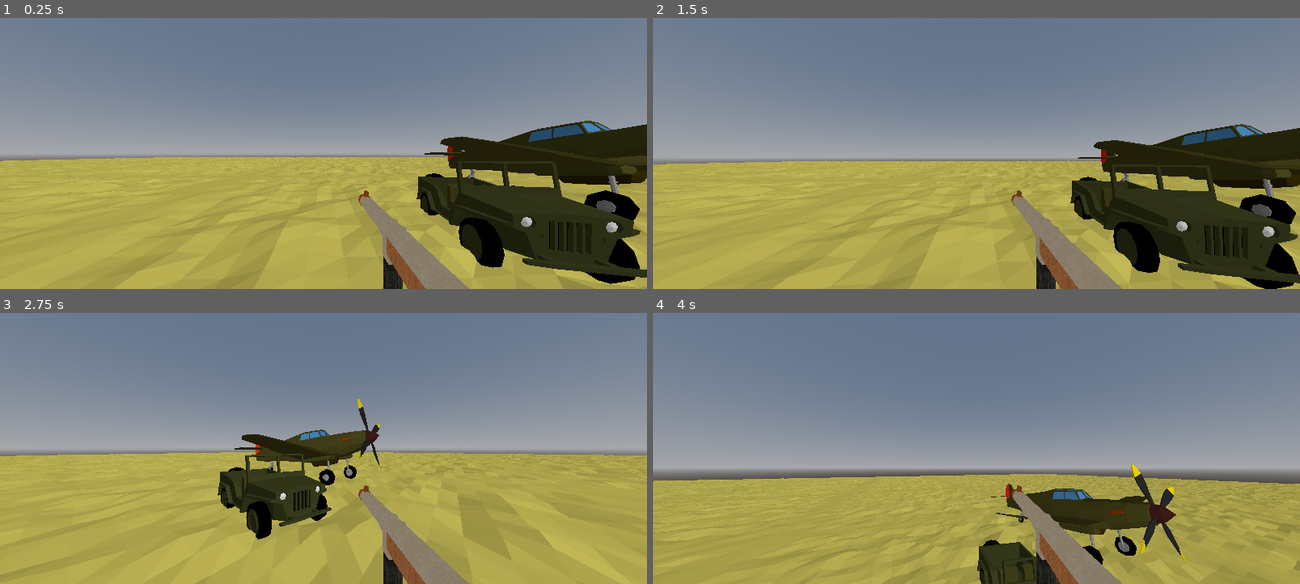
Above: before the commit, frames 1-4 (two rows, left to right).
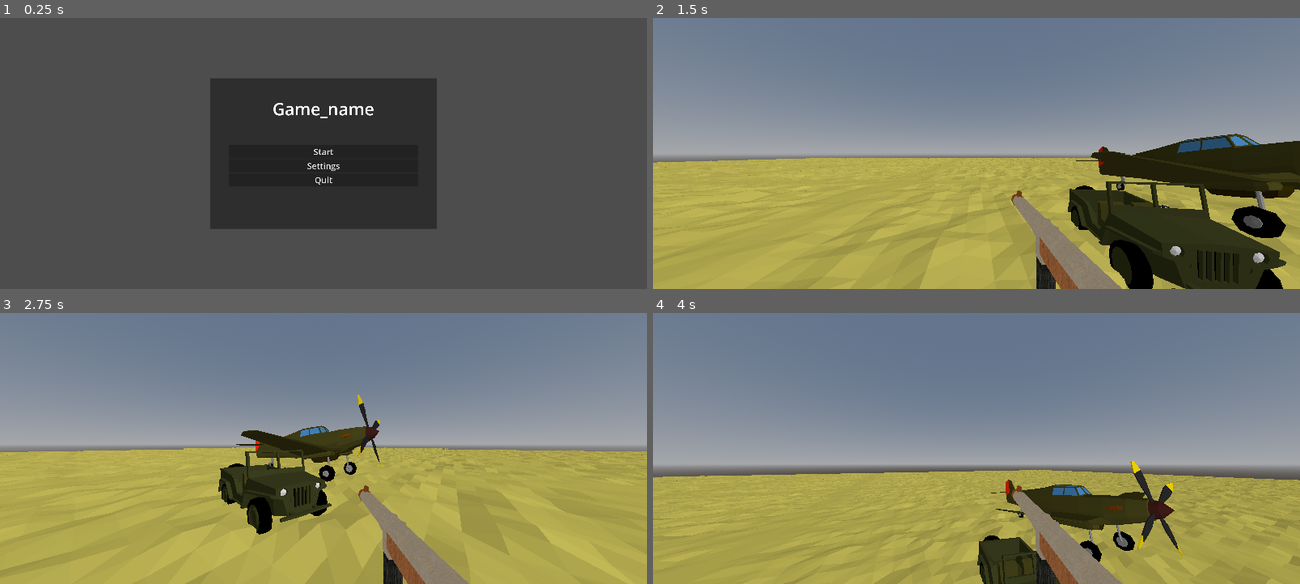
Above: after the commit, the same moments.

Repository: dinazaber/Desolate-Delivery
Game: Godot game, scene res://Scenes/MainMenu.tscn
Same seed, same stepped clock (60 frames per second), same inputs: the game is played once before the commit and once after it. Before the commit the project starts from res://Scenes/test.tscn.
Inputs (mouse positions are in pixels of both pictures, inside the frame that each line leads up to):
- Up to frame 1 (0.25 s): no input
- Up to frame 2 (1.5 s): click (976, 167) at 0.5 s, where only the run after the commit has a clickable "Settings"; click (976, 150) at 1.25 s, where only the run after the commit has a clickable "Start"
- Up to frame 3 (2.75 s): tap Enter at 2 s; move the mouse to (355, 448) at 2.02 s; tap A (A) at 2.1 s; tap D (D) at 2.3 s
- Up to frame 4 (4 s): move the mouse to (944, 448) at 2.77 s; tap D (D) at 2.85 s; tap S (S) at 3.05, 3.6 s; tap Space (Space) at 3.5 s; move the mouse to (989, 443) at 3.52 s; tap A (A) at 3.8 s

The runs differ from the first frame. In frame 1, 100% of the frame differs, in the area x 0-100%, y 0-100%; in frame 2, 11%; in frame 3, 5.3%; in frame 4, 7.0%.

Commit message:
Main menu

Diff:
--- a/Scenes/MainMenu.tscn
+++ b/Scenes/MainMenu.tscn
@@ -1,9 +1,6 @@
 [gd_scene format=3 uid="uid://c4tcnkstn4rig"]
 
-[ext_resource type="Texture2D" uid="uid://b3y2vp4wil08d" path="res://assets/Textures/Architecture/Rust.png" id="1_tt5f1"]
-
-[sub_resource type="LabelSettings" id="LabelSettings_853f1"]
-font_size = 222
+[ext_resource type="Script" uid="uid://b3a2aylon8065" path="res://Scripts/MainMenu.gd" id="1_tt5f1"]
 
 [node name="Control" type="Control" unique_id=1079908484]
 layout_mode = 3
@@ -12,30 +9,54 @@
 anchor_bottom = 1.0
 grow_horizontal = 2
 grow_vertical = 2
+script = ExtResource("1_tt5f1")
 
-[node name="Panel" type="Panel" parent="." unique_id=1796790052]
-layout_mode = 0
-offset_left = 568.0
-offset_top = 412.0
-offset_right = 1999.0
-offset_bottom = 881.0
+[node name="PanelContainer" type="PanelContainer" parent="." unique_id=1534916644]
+layout_mode = 1
+anchors_preset = 8
+anchor_left = 0.5
+anchor_top = 0.5
+anchor_right = 0.5
+anchor_bottom = 0.5
+offset_left = -603.0
+offset_top = -400.25
+offset_right = 603.0
+offset_bottom = 400.25
+grow_horizontal = 2
+grow_vertical = 2
 
-[node name="Button" type="Button" parent="." unique_id=1703354879]
-layout_mode = 0
-offset_left = 914.0
-offset_top = 150.0
-offset_right = 1503.0
-offset_bottom = 307.0
-icon = ExtResource("1_tt5f1")
+[node name="MarginContainer" type="MarginContainer" parent="PanelContainer" unique_id=866476210]
+layout_mode = 2
+theme_override_constants/margin_left = 100
+theme_override_constants/margin_top = 100
+theme_override_constants/margin_right = 100
+theme_override_constants/margin_bottom = 100
 
-[node name="Label" type="Label" parent="." unique_id=2065216294]
-layout_mode = 0
-offset_right = 650.0
-offset_bottom = 312.0
-text = "ddd"
-label_settings = SubResource("LabelSettings_853f1")
+[node name="VBoxContainer" type="VBoxContainer" parent="PanelContainer/MarginContainer" unique_id=1262688299]
+layout_mode = 2
 
-[node name="VBoxContainer" type="VBoxContainer" parent="." unique_id=793861407]
-layout_mode = 0
-offset_right = 1471.0
-offset_bottom = 944.0
+[node name="Label" type="Label" parent="PanelContainer/MarginContainer/VBoxContainer" unique_id=346452529]
+layout_mode = 2
+theme_override_font_sizes/font_size = 90
+text = "Game_name
+"
+horizontal_alignment = 1
+
+[node name="Start" type="Button" parent="PanelContainer/MarginContainer/VBoxContainer" unique_id=1138824311]
+layout_mode = 2
+theme_override_font_sizes/font_size = 45
+text = "Start"
+
+[node name="Settings" type="Button" parent="PanelContainer/MarginContainer/VBoxContainer" unique_id=1782192449]
+layout_mode = 2
+theme_override_font_sizes/font_size = 45
+text = "Settings"
+
+[node name="Quit" type="Button" parent="PanelContainer/MarginContainer/VBoxContainer" unique_id=1964139943]
+layout_mode = 2
+theme_override_font_sizes/font_size = 45
+text = "Quit"
+
+[connection signal="pressed" from="PanelContainer/MarginContainer/VBoxContainer/Start" to="." method="_on_start_pressed"]
+[connection signal="pressed" from="PanelContainer/MarginContainer/VBoxContainer/Settings" to="." method="_on_settings_pressed"]
+[connection signal="pressed" from="PanelContainer/MarginContainer/VBoxContainer/Quit" to="." method="_on_quit_pressed"]
--- /dev/null
+++ b/Scripts/MainMenu.gd
@@ -0,0 +1,15 @@
+extends Control
+
+const scene = preload("res://Scenes/test.tscn")
+
+
+func _on_start_pressed() -> void:
+	get_tree().change_scene_to_packed(scene)
+
+
+func _on_settings_pressed() -> void:
+	pass # Replace with function body.
+
+
+func _on_quit_pressed() -> void:
+	get_tree().quit()
--- a/project.godot
+++ b/project.godot
@@ -15,7 +15,7 @@
 [application]
 
 config/name="ProjectX"
-run/main_scene="uid://fc4kl2kt0web"
+run/main_scene="uid://c4tcnkstn4rig"
 config/features=PackedStringArray("4.6", "Mobile")
 run/max_fps=180
 config/icon="res://icon.svg"
Not shown, added: Scripts/MainMenu.gd.uid
